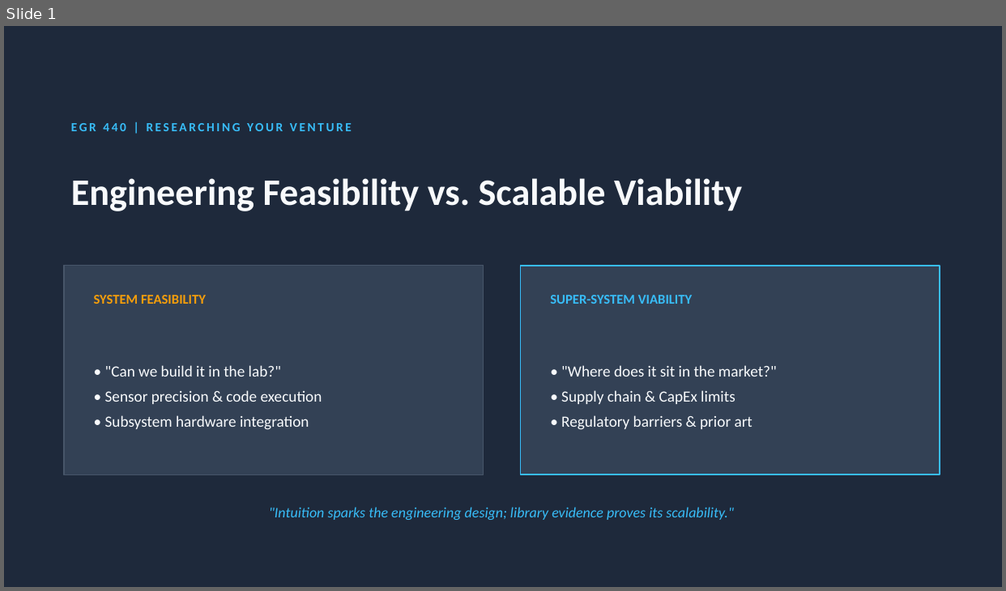
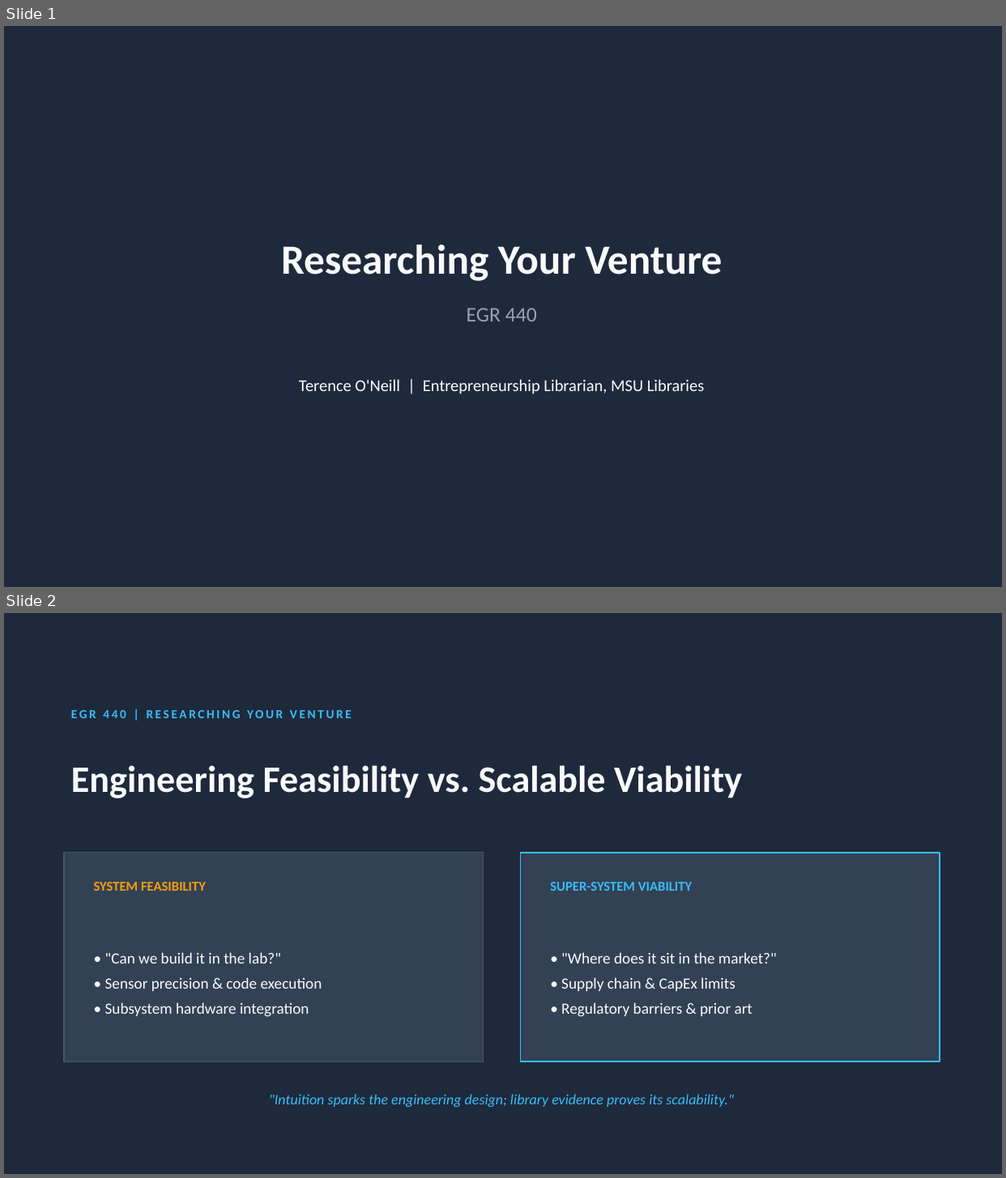
Before and after one commit to terenceoneill/hello-world, a slide deck: slides/EGR_440_Scalable_Innovation.pptx. Shown one above the other, each under a label of ours: slide 1 before the commit, slides 1 and 2 after it. The pictures are 1006x591 and 1006x1178 pixels, drawn with LibreOffice and Linux fonts; fonts in the diff are those of the drawing. Boxes give left, top, right and bottom in pixels: in the first picture for what was removed or moved away, otherwise in the second. Text is boxed around its words. In the diff, an @@ line names an element or a change of style, - is before the commit and + after.

```diff
--- a/slides/EGR_440_Scalable_Innovation.pptx
+++ b/slides/EGR_440_Scalable_Innovation.pptx
@@ slide 1 added at (x1=4, y1=26, x2=1002, y2=587), background #1E293B @@
@@ text added at (x1=281, y1=245, x2=722, y2=281), 40 pt, text #F8FAFC, bold @@
+Researching Your Venture
@@ text added at (x1=467, y1=308, x2=537, y2=322), 20 pt, text #94A3B8 @@
+EGR 440
@@ text added at (x1=299, y1=379, x2=705, y2=395), 16 pt, text #F8FAFC @@
+Terence O'Neill | Entrepreneurship Librarian, MSU Libraries
@@ what was slide 1 is now slide 2 @@
```
Also in this commit, not shown: 1 other file.
